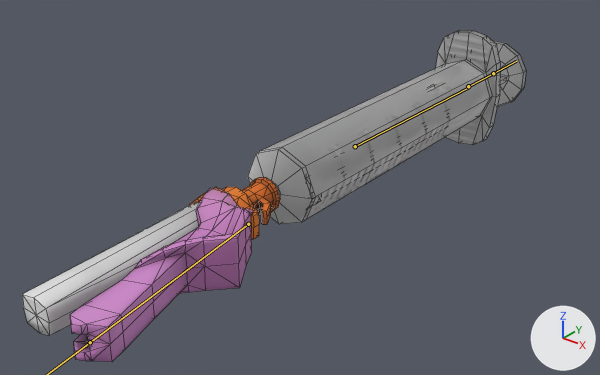
An edit to the FBX model care-up/Assets/Resources_moved/Models/Syringe10ml_InjectionSQs.fbx, drawn before and after from the same camera.
Rendered twice from a 50 mm camera at (0.149, -0.217, 0.112) aimed at (-0.006, -0.023, -0.009). The axes (+X, +Y, +Z) are drawn at lower right. The lights are the same throughout. The bones that bend it are drawn over the model as lines. Mesh edges are drawn as thin lines.

Names of what the first picture shows: 'Cup', 'Prot', 'needle_base', 'syringeBarrel_proxy', 'syringePlunger'.
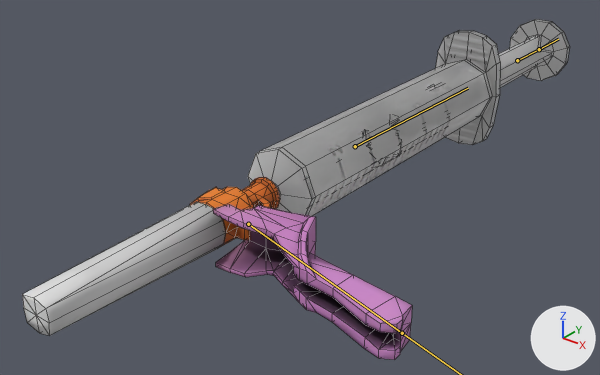
Commit message: Partly implemented SQ in medication preparations flacon scene

The newer file adds an action. The first version stands in its rest pose; the second is drawn at frame 700 of the action 'Syringe10ml_Armature|Syringe10Ml_MedicationPreparationFlacon_SQ_L_Lib.001'.

Changed parts and their boxes (x1, y1, x2, y2) in the pictures (600 x 375 px):
'Prot', posed (9% wider, 10% shorter): before (70, 188, 253, 362); after (213, 204, 412, 360)
'syringePlunger', posed (17% narrower, 19% shorter): before (305, 40, 526, 194); after (387, 19, 570, 144)
bone 'Bone.001', root to tip: before (468, 86) to (493, 73); after (517, 60) to (539, 49)
bone 'Bone.002', root to tip: before (248, 224) to (90, 342); after (248, 224) to (402, 333)

Edits to the bpy script that builds the scene:
```text
Change bone_bone_001:
    where bone_bone_001 = bpy.data.objects['Syringe10ml_Armature'].pose.bones['Bone.001']  # child of 'Bone'
    bone_bone_001.location: (0.0, 0.0, 0.0) -> (0.0, 0.046, -0.0001)
Change bone_bone_002:
    where bone_bone_002 = bpy.data.objects['Syringe10ml_Armature'].pose.bones['Bone.002']
    bone_bone_002.rotation_quaternion: (1.0, 0.0, 0.0, 0.0) -> (0.837, 0.0, 0.0, -0.547)  # degrees (0, 0, 0) -> degrees (0, 0, -66)
```
